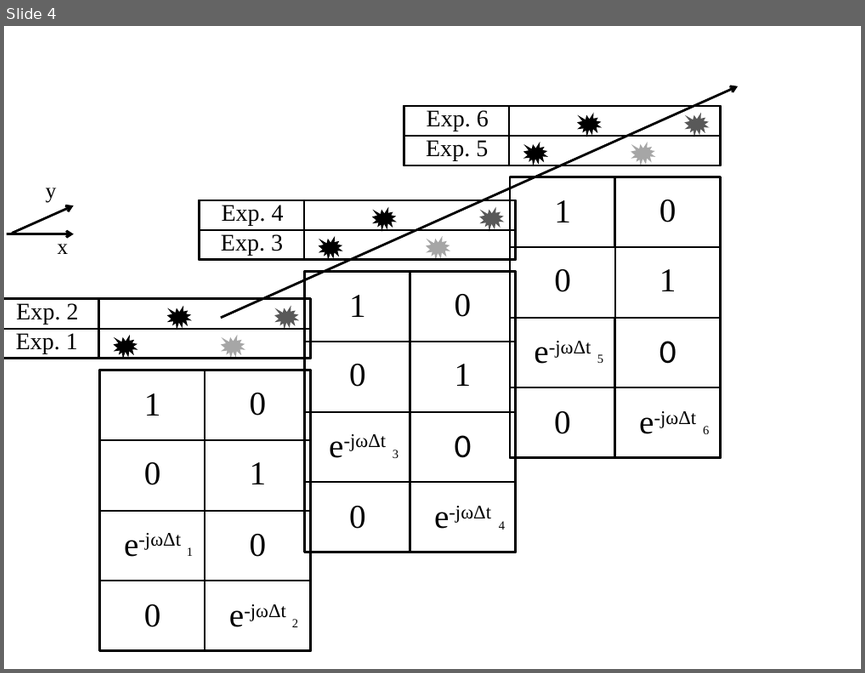
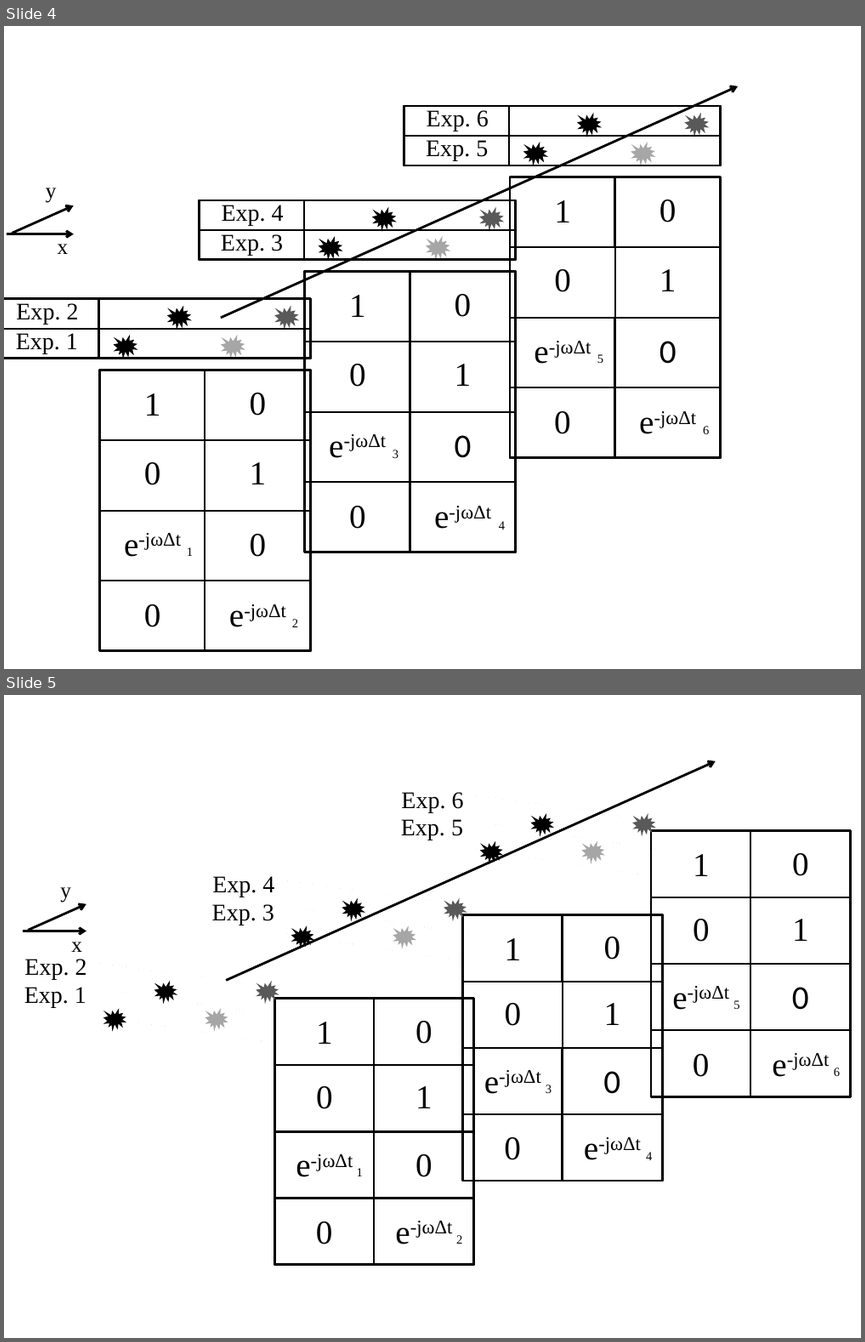
Before and after one commit to CReinicke1992/Thesis, a slide deck: Plots/DrawingsCartesianFormat.pptx. Shown one above the other, each under a label of ours: slide 4 before the commit, slides 4 and 5 after it. The pictures are 865x673 and 865x1342 pixels, drawn with LibreOffice and Linux fonts; fonts in the diff are those of the drawing. Boxes give left, top, right and bottom in pixels: in the first picture for what was removed or moved away, otherwise in the second. Text is boxed around its words. In the diff, an @@ line names an element or a change of style, - is before the commit and + after.

```diff
--- a/Plots/DrawingsCartesianFormat.pptx
+++ b/Plots/DrawingsCartesianFormat.pptx
@@ slide 5 added at (4,695,861,1338), background #FFFFFF @@
@@ group added at (4,761,851,1265): 42 rectangles, 38 texts, 12 irregular seals, 3 arrows @@
+0
+0
+0
+0
+1
+1
+e-jωΔt
+e-jωΔt
+2
+1
+Exp. 2
+Exp. 1
+0
+0
+0
+0
+1
+1
+e-jωΔt
+e-jωΔt
+4
+3
+0
+0
+0
+0
+1
+1
+e-jωΔt
+e-jωΔt
+6
+5
+x
+y
+Exp. 4
+Exp. 3
+Exp. 6
+Exp. 5
```
Also in this commit, not shown: 15 other files.
